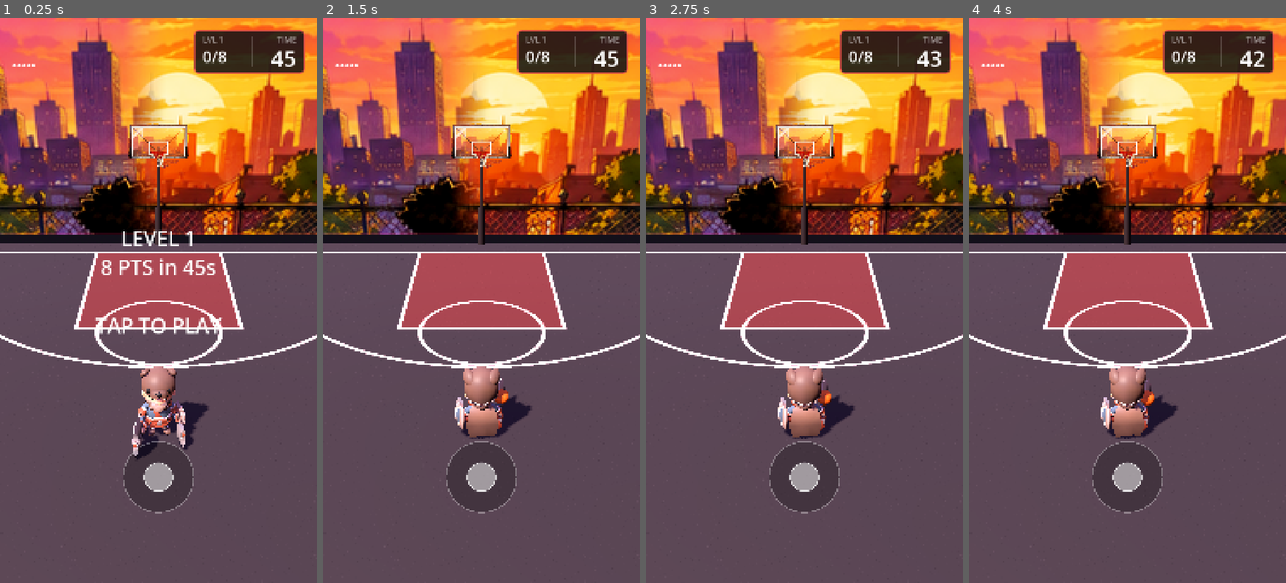
Above: before the commit, frames 1-4 (left to right).
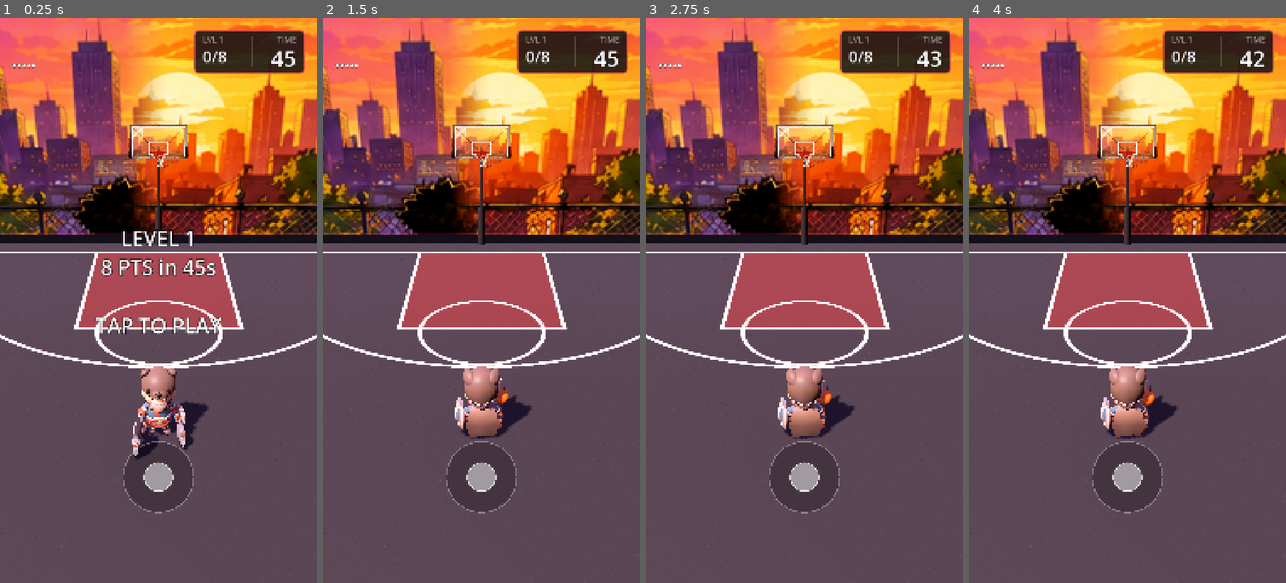
Above: after the commit, the same moments.

Repository: Wordups/hoop_rush
Game: Godot game, scene res://scenes/court_3d.tscn
Same seed, same stepped clock (60 frames per second), same inputs: the game is played once before the commit and once after it. Sound files missing from this copy of the repository are replaced by a short silence.
Inputs (mouse positions are in pixels of both pictures, inside the frame that each line leads up to):
- Up to frame 1 (0.25 s): no input
- Up to frame 2 (1.5 s): tap Enter at 0.5 s; move the mouse to (551, 272) at 0.52 s; click (551, 272) at 0.67 s; tap Space at 1.25 s; drag from (418, 328) to (465, 413) at 1.27 s
- Up to frame 3 (2.75 s): move the mouse to (836, 176) at 2.02 s; click (836, 176) at 2.17 s
- Up to frame 4 (4 s): tap Enter at 2.75 s; drag from (1111, 413) to (1032, 215) at 2.77 s; move the mouse to (1222, 385) at 3.52 s; click (1222, 385) at 3.67 s

The runs differ from the first frame. In frame 1, 1.0% of the frame differs, in the area x 3-94%, y 5-56%; in frame 2, less than 0.1%; in frame 3, less than 0.1%; in frame 4, less than 0.1%.

Commit message:
Razzle pass: juiced HUD + synthesized music/SFX
- All HUD text outlined; grade popups punch-scale + rise (PERFECT = gold + screen
  flash); score punches on make; ON FIRE x2 banner pulses; styled results card
  + red action button; green flash on level clear
- Audio (numpy-synthesized, license-free): 90BPM lo-fi boom-bap loop (Am walk,
  vinyl crackle), swish/rim/clear-jingle/fail-buzzer wired to game events

Co-Authored-By: Claude Fable 5 <noreply@anthropic.com>
Claude-Session: https://claude.ai/code/session_01Tef49mkN8pRFapifdYzNL7

Diff:
--- a/scripts/game/court_3d.gd
+++ b/scripts/game/court_3d.gd
@@ -82,6 +82,13 @@
 var _ball_flying: bool = false
 var _dribble_t: float = 0.0
 
+# audio
+var music: AudioStreamPlayer
+var sfx_swish: AudioStreamPlayer
+var sfx_rim: AudioStreamPlayer
+var sfx_clear: AudioStreamPlayer
+var sfx_fail: AudioStreamPlayer
+
 # HUD
 var stick: DribbleStick
 var meter: ShotMeter
@@ -105,6 +112,7 @@
 	_build_ball()
 	_build_camera()
 	_build_hud()
+	_build_audio()
 	_enter_ready()
 	if "--shot" in OS.get_cmdline_user_args():
 		_capture_and_quit()
@@ -252,6 +260,24 @@
 	cam.fov = 56.0
 	add_child(cam)
 	cam.make_current()
+
+
+func _build_audio() -> void:
+	music = _mk_audio("res://assets/audio/music_loop.wav", -11.0)
+	music.finished.connect(music.play)
+	music.play()
+	sfx_swish = _mk_audio("res://assets/audio/sfx_swish.wav", -3.0)
+	sfx_rim = _mk_audio("res://assets/audio/sfx_rim.wav", -5.0)
+	sfx_clear = _mk_audio("res://assets/audio/sfx_clear.wav", -3.0)
+	sfx_fail = _mk_audio("res://assets/audio/sfx_fail.wav", -5.0)
+
+
+func _mk_audio(path: String, db: float) -> AudioStreamPlayer:
+	var pl := AudioStreamPlayer.new()
+	pl.stream = load(path)
+	pl.volume_db = db
+	add_child(pl)
+	return pl
 
 
 func _build_hud() -> void:
@@ -299,6 +325,12 @@
 	meter.active = false
 	hud.add_child(meter)
 
+	_flash_rect = ColorRect.new()
+	_flash_rect.size = Vector2(1080, 1920)
+	_flash_rect.visible = false
+	_flash_rect.mouse_filter = Control.MOUSE_FILTER_IGNORE
+	hud.add_child(_flash_rect)
+
 	results_panel = Control.new()
 	results_panel.size = Vector2(1080, 1920)
 	results_panel.visible = false
@@ -307,10 +339,28 @@
 	dim.color = Color(0, 0, 0, 0.72)
 	dim.size = Vector2(1080, 1920)
 	results_panel.add_child(dim)
+	var card := Panel.new()
+	var csb := StyleBoxFlat.new()
+	csb.bg_color = Color(0.07, 0.07, 0.11, 0.96)
+	csb.border_color = Color(0.95, 0.34, 0.29)
+	csb.set_border_width_all(5)
+	csb.set_corner_radius_all(26)
+	card.add_theme_stylebox_override("panel", csb)
+	card.position = Vector2(90, 420)
+	card.size = Vector2(900, 1120)
+	results_panel.add_child(card)
 	lbl_results = _mk_label(results_panel, "", 60, Vector2(0, 500), 1080, HORIZONTAL_ALIGNMENT_CENTER)
 	var again := Button.new()
 	again.text = "PLAY AGAIN"
 	again.add_theme_font_size_override("font_size", 60)
+	var bsb := StyleBoxFlat.new()
+	bsb.bg_color = Color(0.85, 0.25, 0.2)
+	bsb.set_corner_radius_all(20)
+	again.add_theme_stylebox_override("normal", bsb)
+	var bsb2 := bsb.duplicate()
+	bsb2.bg_color = Color(1.0, 0.35, 0.3)
+	again.add_theme_stylebox_override("pressed", bsb2)
+	again.add_theme_stylebox_override("hover", bsb2)
 	again.position = Vector2(290, 1300)
 	again.size = Vector2(500, 160)
 	again.pressed.connect(_start_game)
@@ -321,6 +371,8 @@
 	var l := Label.new()
 	l.text = txt
 	l.add_theme_font_size_override("font_size", fs)
+	l.add_theme_color_override("font_outline_color", Color(0, 0, 0, 0.85))
+	l.add_theme_constant_override("outline_size", maxi(int(fs / 7.0), 4))
 	l.position = pos
 	l.size = Vector2(width, fs + 20)
 	l.horizontal_alignment = align
@@ -375,6 +427,8 @@
 func _win_level() -> void:
 	state = "results"
 	meter.active = false
+	sfx_clear.play()
+	_flash(Color(0.5, 1, 0.6, 0.18))
 	_play("Cheer", 0.1)
 	var rw: Dictionary = DataManager.run_levels.get("rewards", {}) if DataManager.run_levels is Dictionary else {}
 	var mult := float(rw.get("boss_mult", 2.0)) if level_boss else 1.0
@@ -395,6 +449,7 @@
 func _fail_level(reason: String) -> void:
 	state = "results"
 	meter.active = false
+	sfx_fail.play()
 	# consolation coins for makes still earned this attempt
 	SaveManager.data["coins"] = int(SaveManager.data.get("coins", 0)) + coins_earned
 	SaveManager.save_game()
@@ -655,6 +710,7 @@
 			pts *= 2
 		score += pts
 		coins_earned += ShotMath.make_reward(int(SaveManager.data.get("level", 1)), GameManager.coin_mult(0), res.points, power, on_fire)
+		sfx_swish.play()
 		var tag: String = res.zone_name
 		if _was_stepback:
 			tag = "STEP-BACK " + tag
@@ -664,6 +720,7 @@
 			_win_level()
 			return
 	else:
+		sfx_rim.play()
 		misses += 1
 		streak = 0
 		_popup_grade(res.grade, Color(1, 0.5, 0.45))
@@ -691,12 +748,36 @@
 
 
 func _popup_grade(txt: String, col: Color) -> void:
+	var perfect := "PERFECT" in txt
 	lbl_grade.text = txt
-	lbl_grade.modulate = col
+	lbl_grade.modulate = Color(1.0, 0.85, 0.25) if perfect else col
 	lbl_grade.modulate.a = 1.0
+	lbl_grade.pivot_offset = lbl_grade.size * 0.5
+	lbl_grade.scale = Vector2.ONE * (1.65 if perfect else 1.35)
+	lbl_grade.position.y = 380
+	var tw := create_tween().set_parallel(true)
+	tw.tween_property(lbl_grade, "scale", Vector2.ONE, 0.22).set_trans(Tween.TRANS_BACK).set_ease(Tween.EASE_OUT)
+	tw.tween_property(lbl_grade, "position:y", 330.0, 0.7).set_trans(Tween.TRANS_SINE)
+	tw.chain().tween_interval(0.35)
+	tw.chain().tween_property(lbl_grade, "modulate:a", 0.0, 0.4)
+	if perfect:
+		_flash(Color(1, 0.95, 0.6, 0.16))
+	# score punch
+	lbl_score.pivot_offset = lbl_score.size * 0.5
+	lbl_score.scale = Vector2.ONE * 1.35
+	create_tween().tween_property(lbl_score, "scale", Vector2.ONE, 0.25).set_trans(Tween.TRANS_BACK).set_ease(Tween.EASE_OUT)
+
+
+var _flash_rect: ColorRect
+
+func _flash(col: Color) -> void:
+	if _flash_rect == null:
+		return
+	_flash_rect.color = col
+	_flash_rect.visible = true
 	var tw := create_tween()
-	tw.tween_interval(0.5)
-	tw.tween_property(lbl_grade, "modulate:a", 0.0, 0.5)
+	tw.tween_property(_flash_rect, "color:a", 0.0, 0.28)
+	tw.tween_callback(func() -> void: _flash_rect.visible = false)
 
 
 func _refresh_hud() -> void:
@@ -704,5 +785,13 @@
 	lbl_score.text = "%d/%d" % [score, level_target]
 	lbl_score.modulate = Color(0.45, 1, 0.55) if score >= level_target else Color(1, 1, 1)
 	lbl_timer.text = str(int(ceil(time_left)))
-	lbl_streak.text = ("🔥 x%d" % streak) if streak >= 3 else (("x%d" % streak) if streak > 0 else "")
+	if streak >= 3:
+		lbl_streak.text = "🔥 ON FIRE ×2"
+		lbl_streak.modulate = Color(1.0, 0.6, 0.15)
+		lbl_streak.pivot_offset = Vector2(0, lbl_streak.size.y * 0.5)
+		lbl_streak.scale = Vector2.ONE * 1.25
+		create_tween().tween_property(lbl_streak, "scale", Vector2.ONE, 0.3).set_trans(Tween.TRANS_BACK).set_ease(Tween.EASE_OUT)
+	else:
+		lbl_streak.modulate = Color(1, 1, 1)
+		lbl_streak.text = ("x%d" % streak) if streak > 0 else ""
 	lbl_misses.text = "✗".repeat(misses) + "•".repeat(maxi(level_misses - misses, 0))
Not shown, added: assets/audio/music_loop.wav.import
Not shown, added: assets/audio/sfx_clear.wav.import
Not shown, added: assets/audio/sfx_fail.wav.import
Not shown, added: assets/audio/sfx_rim.wav.import
Not shown, added: assets/audio/sfx_swish.wav.import
Not shown, added: assets/audio/music_loop.wav
Not shown, added: assets/audio/sfx_clear.wav
Not shown, added: assets/audio/sfx_fail.wav
Not shown, added: assets/audio/sfx_rim.wav
Not shown, added: assets/audio/sfx_swish.wav
Not shown, changed: docs/index.html
Not shown, changed: docs/index.pck
